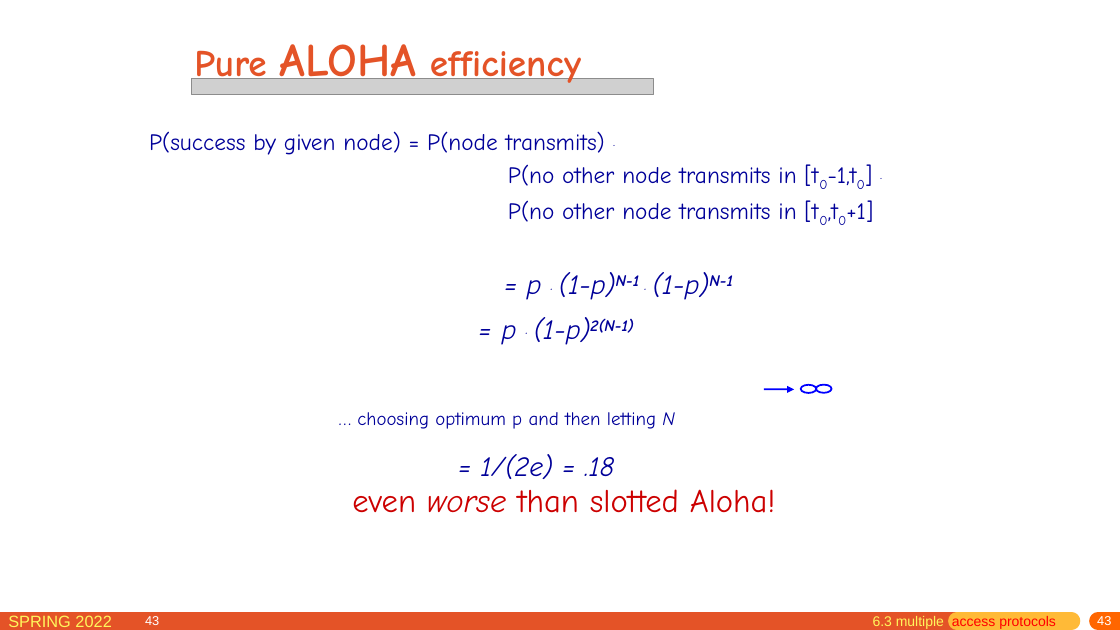
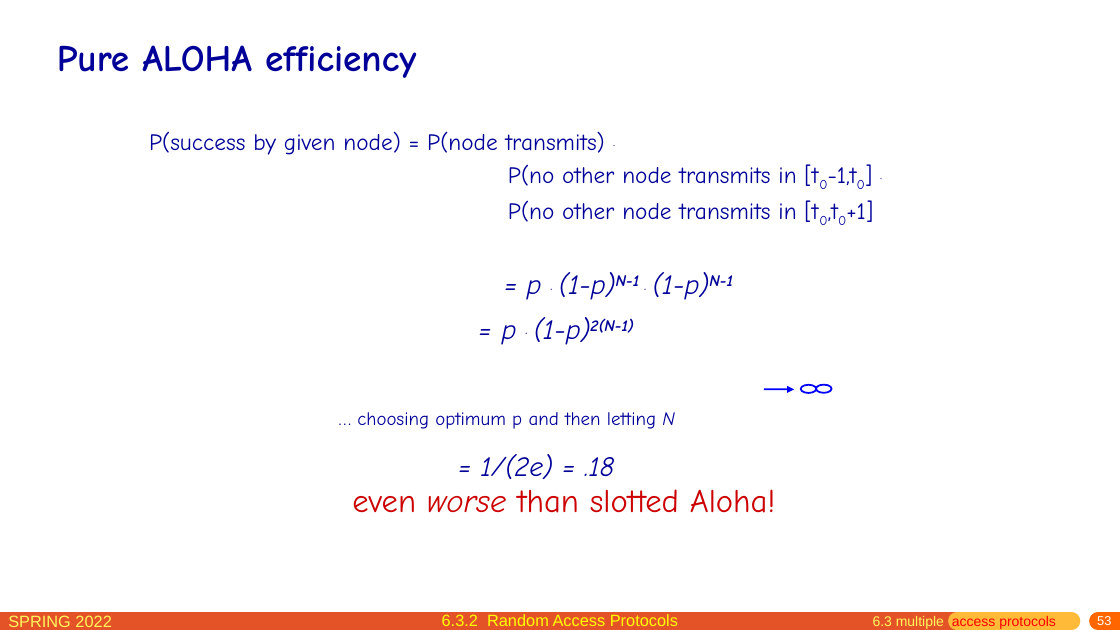
Before and after one commit to network-whu/slides, a slide deck: slide 53 of pptx/chapter6.pptx (slide 43 before the commit). Drawn at 1120x630 pixels with LibreOffice and Linux fonts; fonts in the diff are those of the drawing; grey boxes stand for pictures. Boxes give left, top, right and bottom in pixels: in the first picture for what was removed or moved away, otherwise in the second. Text is boxed around its words. In the diff, an @@ line names an element or a change of style, - is before the commit and + after.

```diff
--- a/pptx/chapter6.pptx
+++ b/pptx/chapter6.pptx
@@ title "Pure ALOHA efficiency": place and size @@
-title "Pure ALOHA efficiency" at bbox=[194, 44, 581, 91]
+title "Pure ALOHA efficiency" at bbox=[57, 45, 416, 78]
@@ title "Pure ALOHA efficiency" at bbox=[57, 45, 416, 78]: size 40 to 32 pt in "ALOHA"; text colour #E45327 to #000099 @@
@@ picture removed at bbox=[192, 79, 654, 95] @@
@@ page number removed at bbox=[145, 616, 159, 625] @@
-43
@@ text added at bbox=[442, 614, 678, 626], 14 pt, text #FFFF00 @@
+6.3.2 Random Access Protocols
@@ page number at bbox=[1097, 616, 1111, 625]: text changed @@
-43
+53
```
Also in this commit, not shown: 116 other slides changed, 28 slides added, 1 other file.
